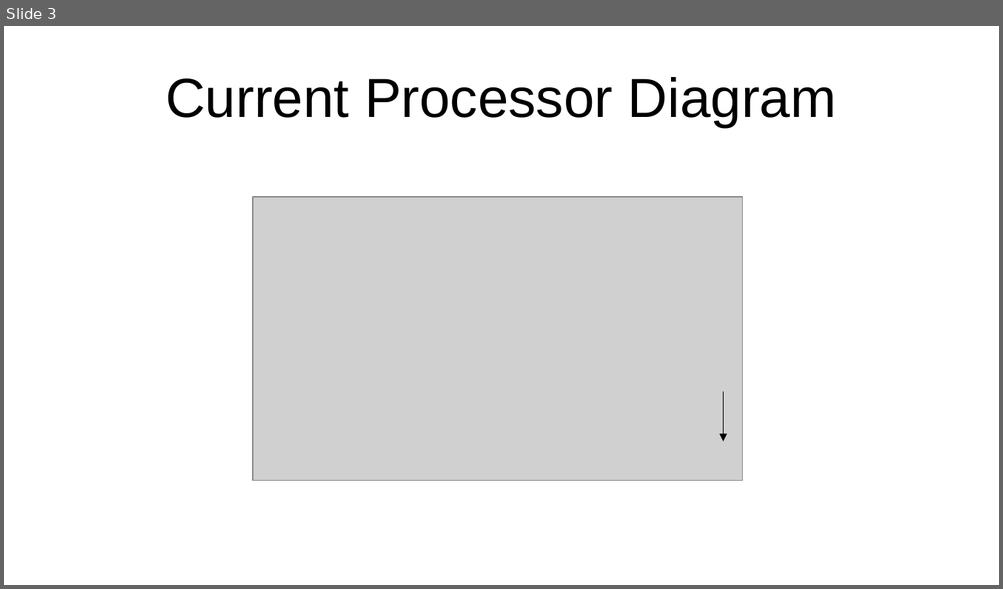
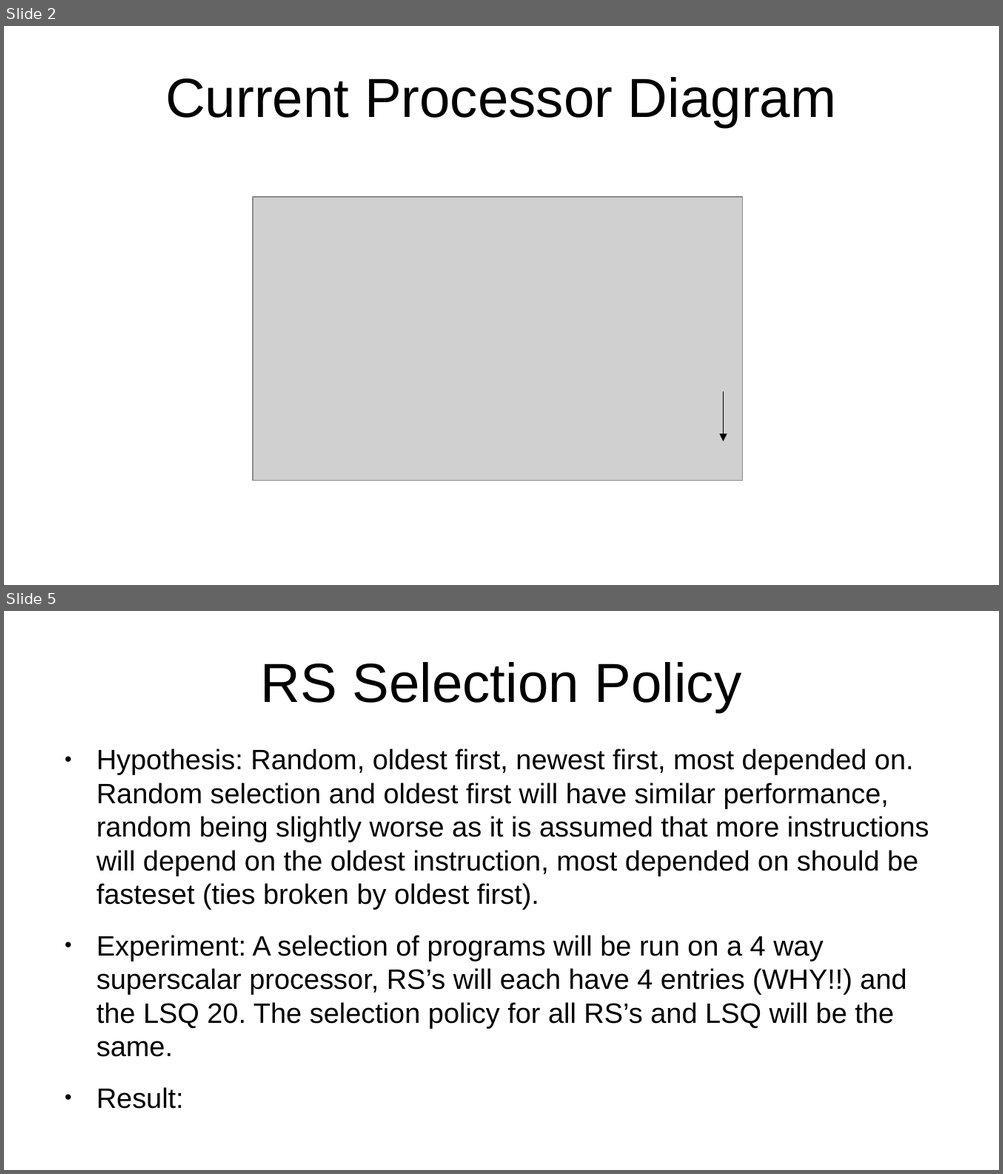
Before and after one commit to dANW34V3R/ACA, a slide deck: slides/slides.odp. Shown one above the other, each under a label of ours: slide 3 before the commit, slides 2 and 5 after it; the slides between them are not shown. The pictures are 1003x589 and 1003x1174 pixels, drawn with LibreOffice and Linux fonts; fonts in the diff are those of the drawing; grey boxes stand for pictures. Boxes give left, top, right and bottom in pixels: in the first picture for what was removed or moved away, otherwise in the second. Text is boxed around its words. In the diff, an @@ line names an element or a change of style, - is before the commit and + after.

```diff
--- a/slides/slides.odp
+++ b/slides/slides.odp
@@ slide 5 added at (x1=4, y1=611, x2=999, y2=1170), background #FFFFFF @@
@@ title added at (x1=261, y1=662, x2=742, y2=712), 44 pt, text #000000 @@
+RS Selection Policy
@@ text added at (x1=96, y1=749, x2=929, y2=1057), 22.4 pt, text #000000 @@
+● Hypothesis: Random, oldest first, newest first, most depended on. Random selection and oldest first will have similar performance, random being slightly worse as it is assumed that more instructions will depend on the oldest instruction, most depended on should be fasteset (ties broken by oldest first).
+● Experiment: A selection of programs will be run on a 4 way superscalar processor, RS’s will each have 4 entries (WHY!!) and the LSQ 20. The selection policy for all RS’s and LSQ will be the same.
+● Result:
@@ what was slide 3 is now slide 2 @@
```
Also in this commit, not shown: 1 slide changed, 3 other slides added, 1 slide removed, 47 other files.
